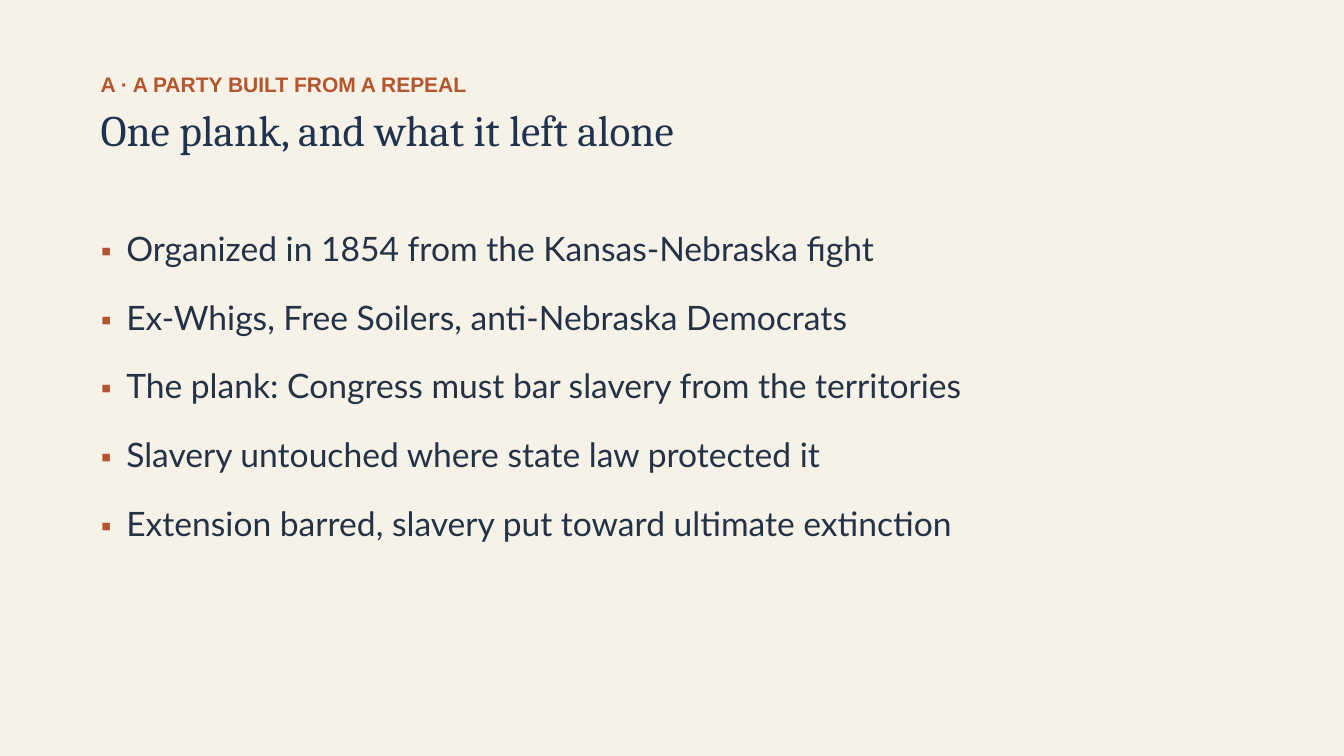
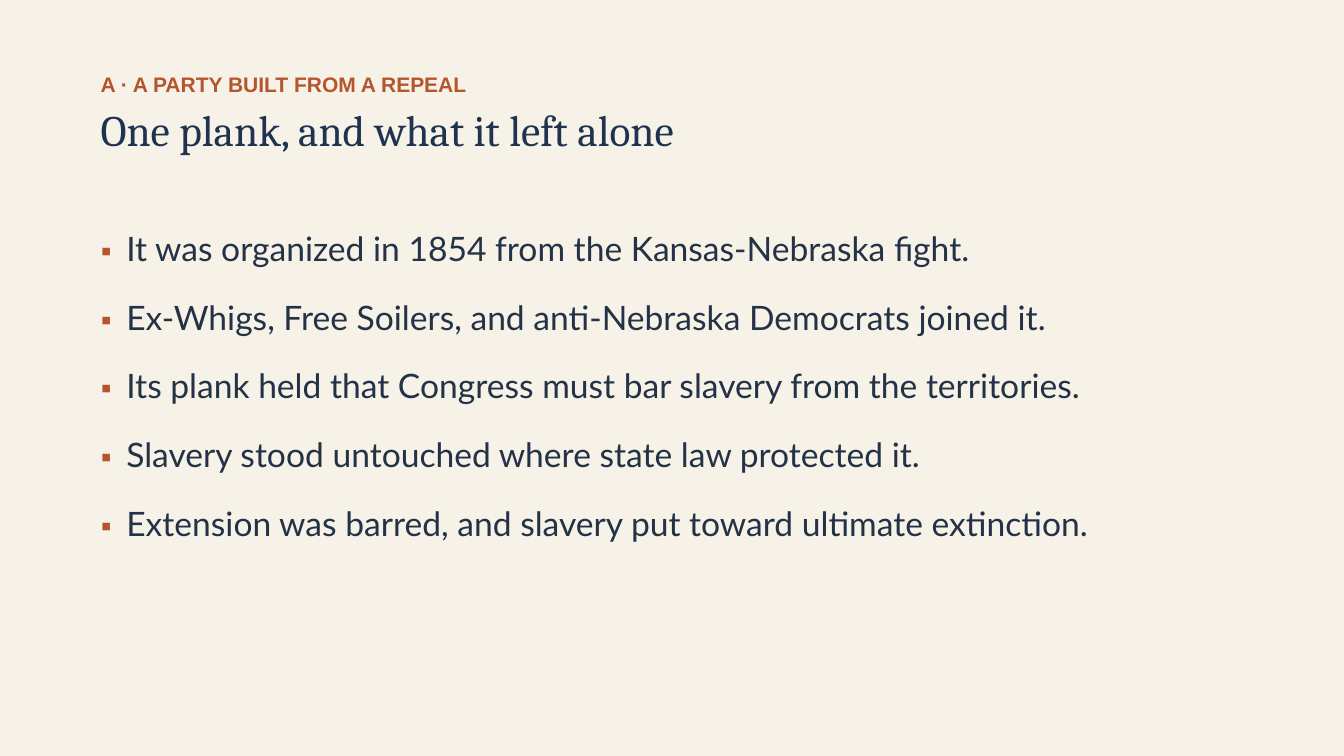
Before and after one commit to ab17gthb/humanities-curriculum-group, a slide deck: slide 5 of sectional-crisis/lesson-04/lesson-04-slides.pptx. Drawn at 1344x756 pixels with LibreOffice and Linux fonts; fonts in the diff are those of the drawing. Boxes give left, top, right and bottom in pixels: in the first picture for what was removed or moved away, otherwise in the second. Text is boxed around its words. In the diff, an @@ line names an element or a change of style, - is before the commit and + after.

```diff
--- a/sectional-crisis/lesson-04/lesson-04-slides.pptx
+++ b/sectional-crisis/lesson-04/lesson-04-slides.pptx
@@ text at (126,236,1088,542): text changed @@
-▪ Organized in 1854 from the Kansas-Nebraska fight
-▪ Ex-Whigs, Free Soilers, anti-Nebraska Democrats
-▪ The plank: Congress must bar slavery from the territories
-▪ Slavery untouched where state law protected it
-▪ Extension barred, slavery put toward ultimate extinction
+▪ It was organized in 1854 from the Kansas-Nebraska fight.
+▪ Ex-Whigs, Free Soilers, and anti-Nebraska Democrats joined it.
+▪ Its plank held that Congress must bar slavery from the territories.
+▪ Slavery stood untouched where state law protected it.
+▪ Extension was barred, and slavery put toward ultimate extinction.
```
Also in this commit, not shown: 7 other slides changed, 6 other files.
